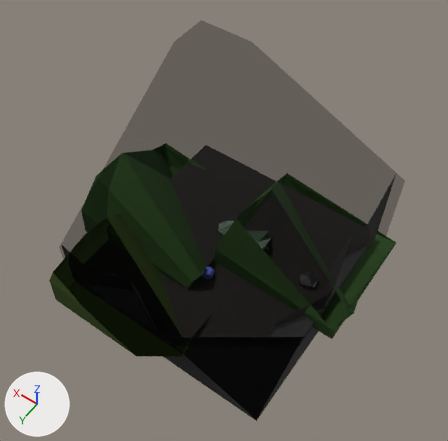
What one commit did to the Blender file Visual Project FIles/ROOMS/smfm room 13 fall.blend.
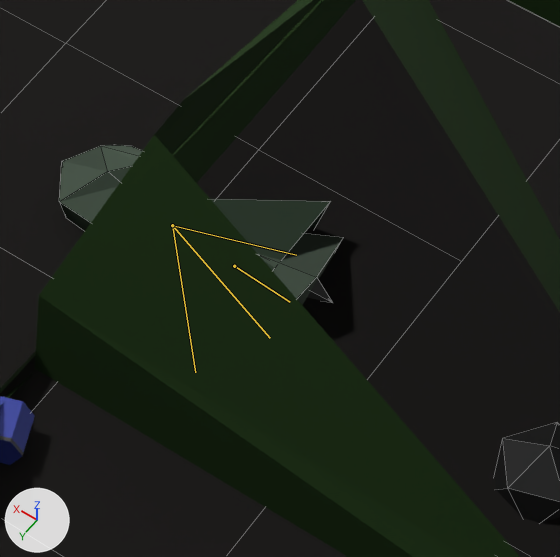
Old and new are each drawn whole from a 50 mm lens placed at (-3.26, 4.68, 9.45), pointed at (0.01, 0.1, 2.25) and again close up on the part from 46% to 69% of the width and 44% to 67% of the height. The axes (+X, +Y, +Z) are drawn at lower left. The lights are the same throughout. Both versions are drawn at frame 10 of the action 'ArmatureAction'; the numbers are the values there. The bones that change are drawn over the model as lines in the close-ups. The close-ups show mesh edges as thin lines. Everything nearer to the camera than a plane just in front of the edit is cut away.
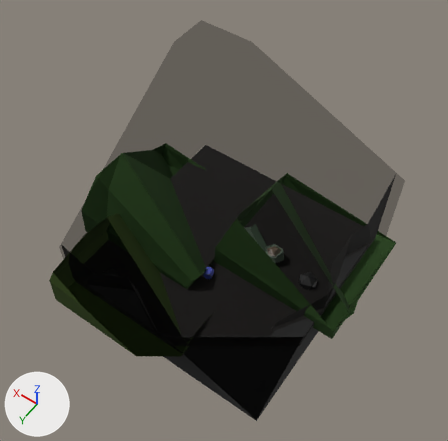
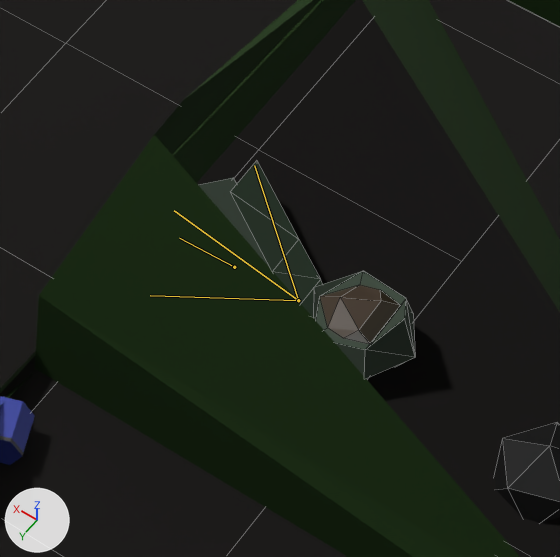
What the commit changed:
Bone 'Bone' (bone_bone) moves from (0.023, 0.0, 0.001) to (0.029, 0.0, 0.002).
Bone 'Bone' (bone_bone) turns from (0, 0, 6) to (0, 6, 177) degrees about its own x, y and z.
Bone 'Bone.006' (bone_bone_006) turns from (0, 0, 0) to (8, -6, 2) degrees about its own x, y and z.
Bone 'Bone.007' (bone_bone_007) turns from (0, 0, 0) to (-8, 6, -2) degrees about its own x, y and z.
Bone 'Bone.008' (bone_bone_008) turns from (0, 0, 0) to (3, 1, -10) degrees about its own x, y and z.
Bone 'Bone.011' (bone_bone_011) moves from (0.023, 0.0, -0.001) to (0.029, 0.0, -0.002).
Bone 'Bone.011' (bone_bone_011) turns from (0, 0, -6) to (0, -6, -177) degrees about its own x, y and z.

Location of each change, [x1, y1, x2, y2] in pixels of the close-ups (560 x 557 px):
'Cube.089', posed: before [59, 145, 344, 305]; after [199, 161, 415, 378]
bone 'Bone.006', root to tip: before (172, 225) to (296, 255); after (298, 300) to (254, 165)
bone 'Bone.007', root to tip: before (172, 225) to (195, 372); after (298, 300) to (150, 295)
bone 'Bone.008', root to tip: before (172, 225) to (270, 338); after (298, 300) to (174, 210)
bone 'Bone.011', root to tip: before (234, 266) to (290, 302); after (234, 267) to (179, 238)
